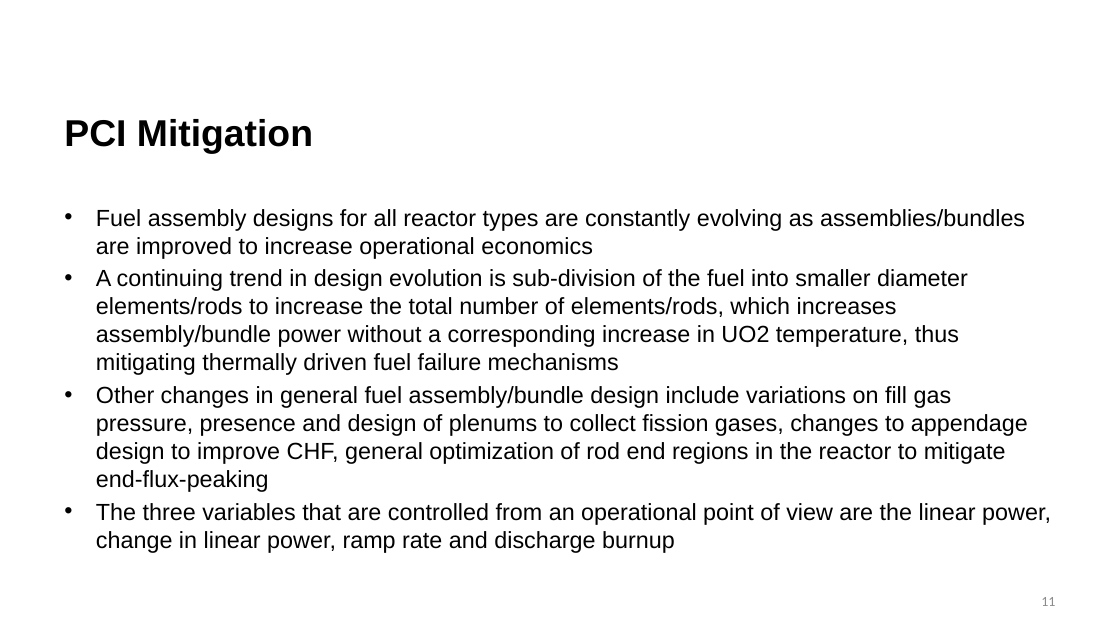
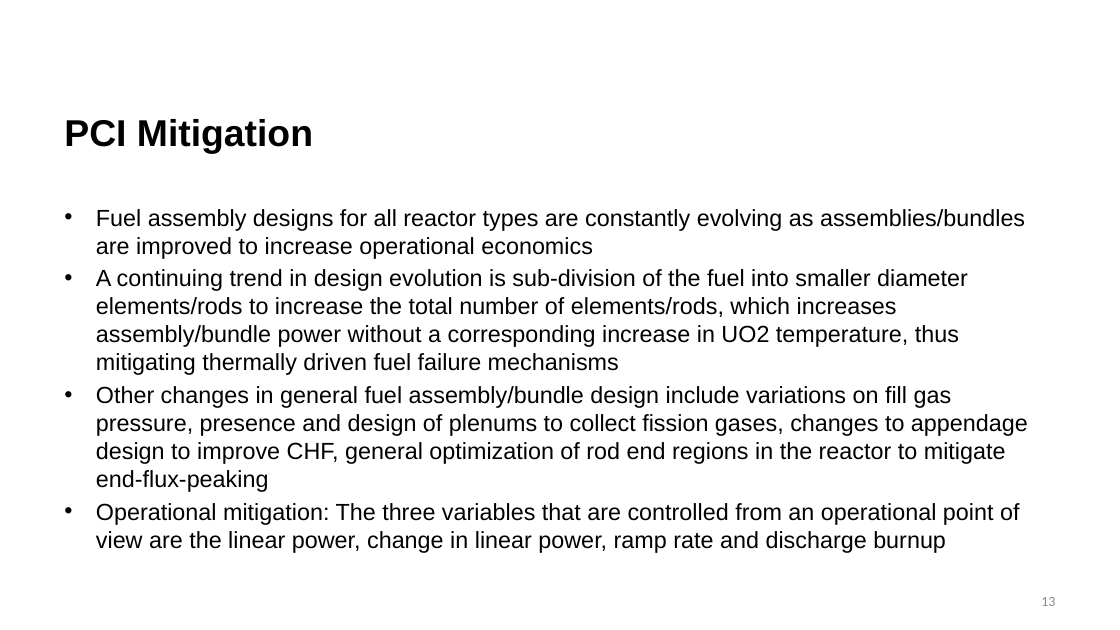
Before and after one commit to benbeeler/TEACHING, a slide deck: slide 13 of Nuclear_Fuel_Performance/NE533_Spring2026/Module3/Lec16_PCI.pptx (slide 11 before the commit). Drawn at 1120x630 pixels with LibreOffice and Linux fonts; fonts in the diff are those of the drawing; background and template pictures are left out. Boxes give left, top, right and bottom in pixels: in the first picture for what was removed or moved away, otherwise in the second. Text is boxed around its words. In the diff, an @@ line names an element or a change of style, - is before the commit and + after.

```diff
--- a/Nuclear_Fuel_Performance/NE533_Spring2026/Module3/Lec16_PCI.pptx
+++ b/Nuclear_Fuel_Performance/NE533_Spring2026/Module3/Lec16_PCI.pptx
@@ text at (96, 503, 1019, 553): text changed @@
-• The three variables that are controlled from an operational point of view are the linear power, change in linear power, ramp rate and discharge burnup
+• Operational mitigation: The three variables that are controlled from an operational point of view are the linear power, change in linear power, ramp rate and discharge burnup
@@ page number at (1041, 597, 1055, 606): text changed @@
-11
+13
```
Also in this commit, not shown: 1 other slide changed, 8 slides added, 3 slides removed, 29 other files.
